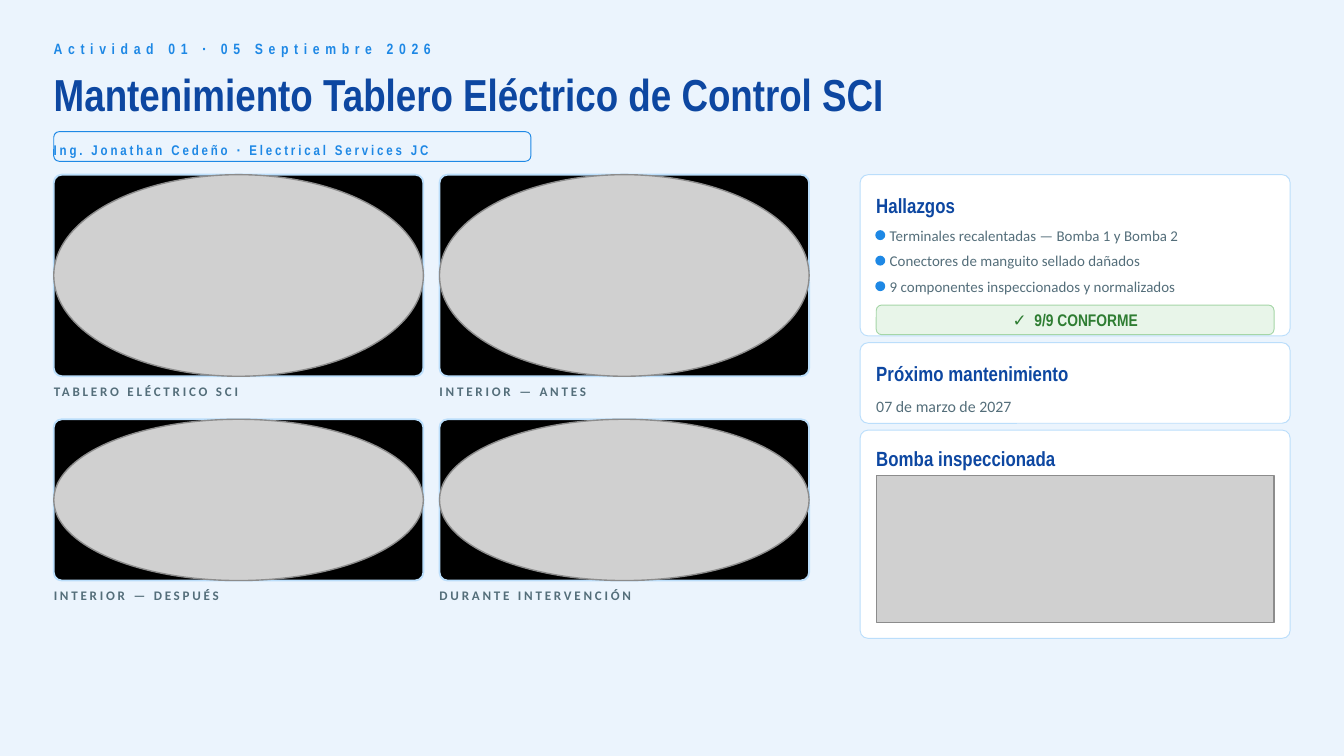
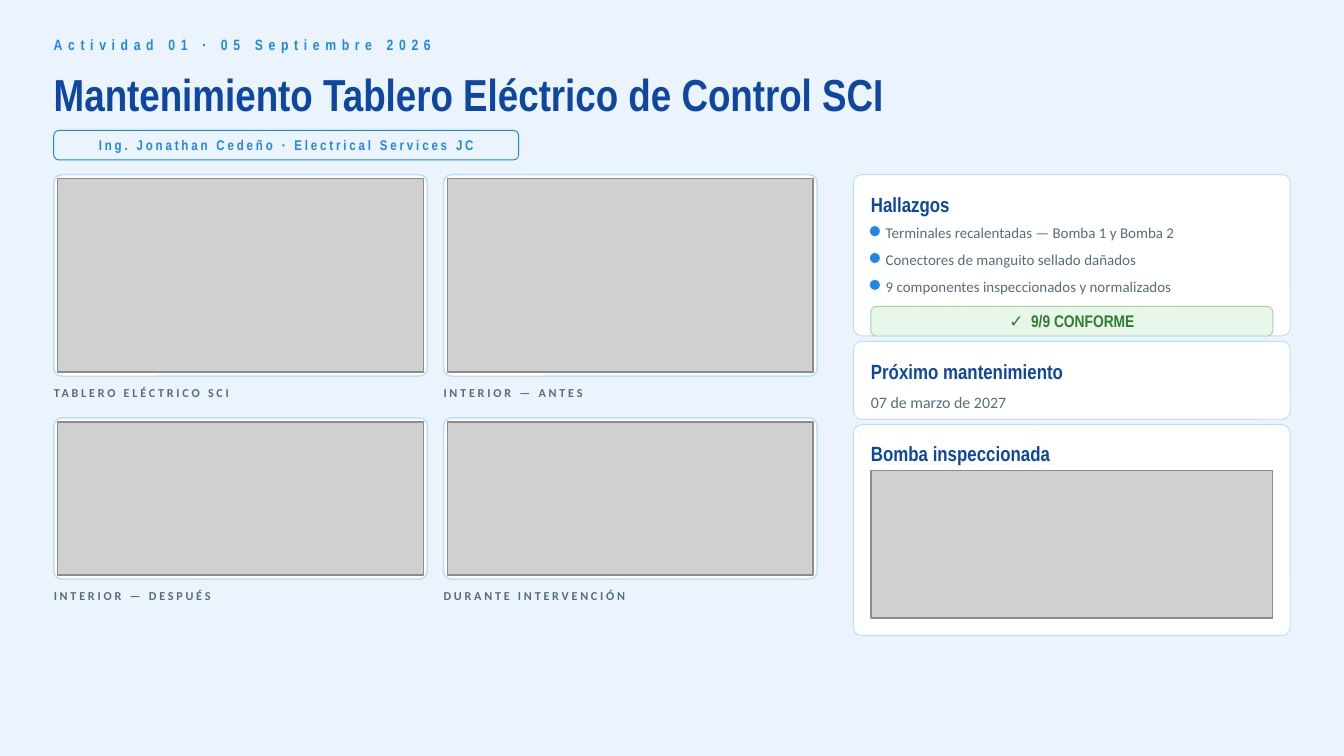
Before and after one commit to adrianchuez2001-png/kewei, a slide deck: slide 2 of Reporte_SST_Semana36.pptx. Drawn at 1344x756 pixels with LibreOffice and Linux fonts; fonts in the diff are those of the drawing; grey boxes stand for pictures. Boxes give left, top, right and bottom in pixels: in the first picture for what was removed or moved away, otherwise in the second. Text is boxed around its words. In the diff, an @@ line names an element or a change of style, - is before the commit and + after.

```diff
--- a/Reporte_SST_Semana36.pptx
+++ b/Reporte_SST_Semana36.pptx
@@ text "Actividad 01 · 05 Septiembre ...": place and size @@
-text "Actividad 01 · 05 Septiembre ..." at bbox=[54, 43, 431, 57]
+text "Actividad 01 · 05 Septiembre ..." at bbox=[54, 39, 431, 53]
@@ rounded rectangle: place and size @@
-rounded rectangle at bbox=[54, 132, 531, 161]
+rounded rectangle at bbox=[54, 130, 519, 160]
@@ text "Ing. Jonathan Cedeño · Electrical ..." at bbox=[99, 140, 473, 153]: alignment left to centre @@
@@ rounded rectangle: place and size @@
-rounded rectangle at bbox=[54, 175, 423, 376]
+rounded rectangle at bbox=[54, 175, 427, 376]
@@ picture: place and size @@
-picture at bbox=[54, 175, 423, 376]
+picture at bbox=[58, 179, 423, 372]
@@ rounded rectangle: place and size @@
-rounded rectangle at bbox=[439, 175, 809, 376]
+rounded rectangle at bbox=[444, 175, 817, 376]
@@ picture: place and size @@
-picture at bbox=[439, 175, 809, 376]
+picture at bbox=[448, 179, 813, 372]
@@ rounded rectangle: place and size @@
-rounded rectangle at bbox=[860, 175, 1290, 336]
+rounded rectangle at bbox=[853, 175, 1290, 336]
@@ text "Hallazgos": place and size @@
-text "Hallazgos" at bbox=[876, 198, 955, 218]
+text "Hallazgos" at bbox=[871, 197, 950, 217]
@@ 2 ellipses, 1 text: place and size @@
-2 ellipses, 1 text at bbox=[876, 231, 1011, 412]
+2 ellipses, 1 text at bbox=[871, 227, 1006, 408]
@@ text "Terminales recalentadas — Bomba 1 ...": place and size @@
-text "Terminales recalentadas — Bomba 1 ..." at bbox=[890, 230, 1178, 244]
+text "Terminales recalentadas — Bomba 1 ..." at bbox=[886, 227, 1174, 241]
@@ text "Conectores de manguito sellado dañados": place and size @@
-text "Conectores de manguito sellado dañados" at bbox=[890, 255, 1140, 269]
+text "Conectores de manguito sellado dañados" at bbox=[886, 254, 1136, 268]
@@ ellipse: place and size @@
-ellipse at bbox=[876, 282, 884, 290]
+ellipse at bbox=[871, 281, 879, 289]
@@ text "9 componentes inspeccionados y normalizados": place and size @@
-text "9 componentes inspeccionados y normalizados" at bbox=[890, 281, 1175, 295]
+text "9 componentes inspeccionados y normalizados" at bbox=[886, 281, 1171, 295]
@@ rounded rectangle: place and size @@
-rounded rectangle at bbox=[876, 305, 1274, 335]
+rounded rectangle at bbox=[871, 306, 1273, 336]
@@ rounded rectangle: place and size @@
-rounded rectangle at bbox=[860, 343, 1290, 423]
+rounded rectangle at bbox=[853, 341, 1290, 419]
@@ rounded rectangle at bbox=[853, 341, 1290, 419]: proportions changed @@
@@ text "Próximo mantenimiento": place and size @@
-text "Próximo mantenimiento" at bbox=[876, 366, 1068, 382]
+text "Próximo mantenimiento" at bbox=[871, 364, 1063, 380]
@@ size 7 to 6.5 pt in 4 elements at bbox=[54, 590, 211, 600], bbox=[54, 382, 427, 403], bbox=[444, 590, 625, 600], bbox=[444, 389, 583, 397] @@
@@ rounded rectangle: place and size @@
-rounded rectangle at bbox=[54, 419, 423, 581]
+rounded rectangle at bbox=[54, 418, 427, 579]
@@ fill #000000 to #FFFFFF; outline #BBDEFB 1 pt to #BBDEFB 0.8 pt in 4 elements at bbox=[54, 175, 427, 376], bbox=[54, 418, 427, 579], bbox=[444, 175, 817, 376], bbox=[444, 418, 817, 579] @@
@@ rounded rectangle: place and size @@
-rounded rectangle at bbox=[439, 419, 809, 581]
+rounded rectangle at bbox=[444, 418, 817, 579]
@@ picture: place and size @@
-picture at bbox=[54, 419, 423, 581]
+picture at bbox=[58, 422, 423, 575]
@@ picture: place and size @@
-picture at bbox=[439, 419, 809, 581]
+picture at bbox=[448, 422, 813, 575]
@@ rounded rectangle at bbox=[853, 425, 1290, 636]: proportions changed @@
@@ rounded rectangle: place and size @@
-rounded rectangle at bbox=[860, 430, 1290, 638]
+rounded rectangle at bbox=[853, 425, 1290, 636]
@@ text "Bomba inspeccionada": place and size @@
-text "Bomba inspeccionada" at bbox=[876, 451, 1055, 471]
+text "Bomba inspeccionada" at bbox=[871, 446, 1050, 465]
@@ picture: place and size @@
-picture at bbox=[876, 476, 1274, 622]
+picture at bbox=[871, 470, 1273, 618]
```
Also in this commit, not shown: 7 other slides changed, 1 other file.
